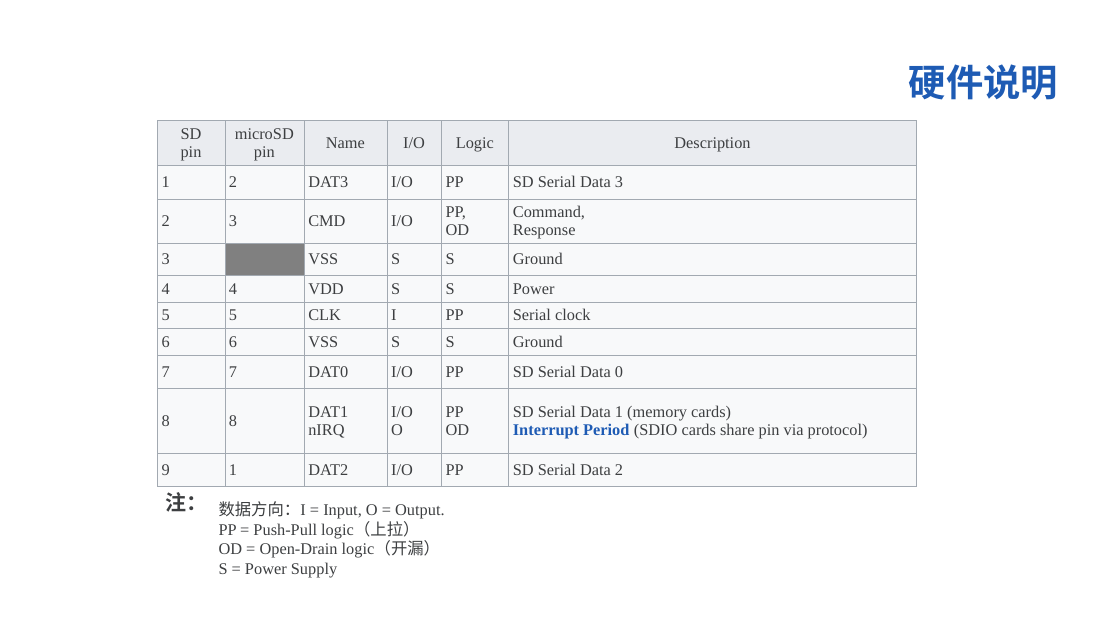
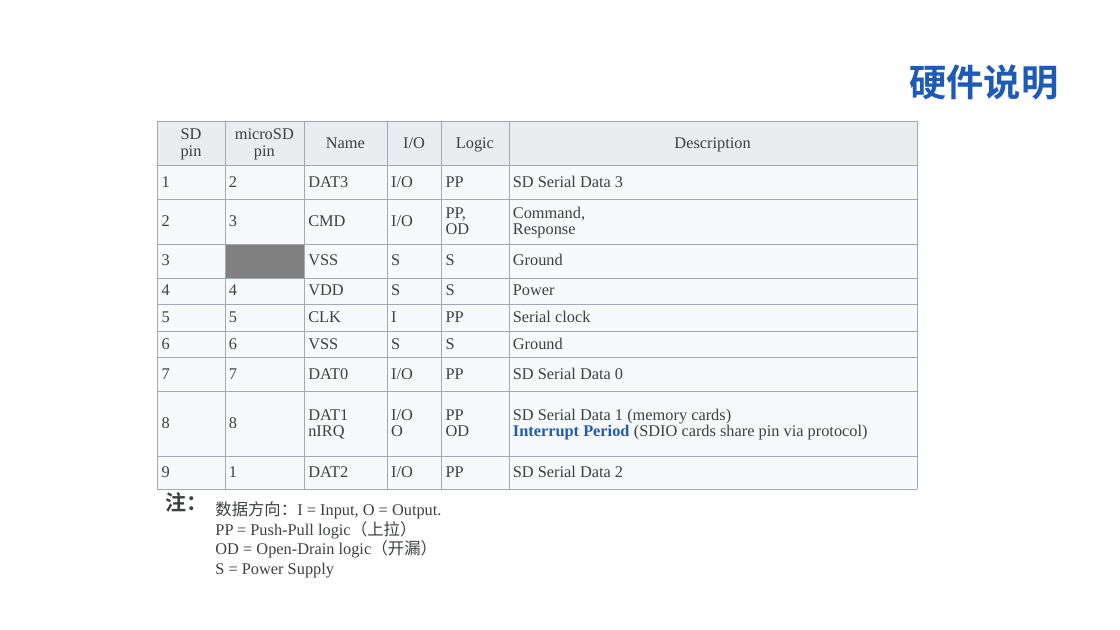
Before and after one commit to Winddoing/embedded_linux_notes, a slide deck: slide 11 of device_driver/mmc/doc/mmc.ppt. Drawn at 1120x630 pixels with LibreOffice and Linux fonts; fonts in the diff are those of the drawing; background and template pictures are left out. Boxes give left, top, right and bottom in pixels: in the first picture for what was removed or moved away, otherwise in the second. Text is boxed around its words. In the diff, an @@ line names an element or a change of style, - is before the commit and + after.

```diff
--- a/device_driver/mmc/doc/mmc.ppt
+++ b/device_driver/mmc/doc/mmc.ppt
@@ table at [157, 121, 916, 481] @@
@@ line spacing 1 to 0.93 @@
@@ borders changed @@
@@ text "数据方向：I = Input, O = ...": place and size @@
-text "数据方向：I = Input, O = ..." at [219, 501, 445, 578]
+text "数据方向：I = Input, O = ..." at [215, 501, 442, 578]
```
Also in this commit, not shown: 7 other slides changed, 3 slides added, 1 slide removed, 5 other files.
